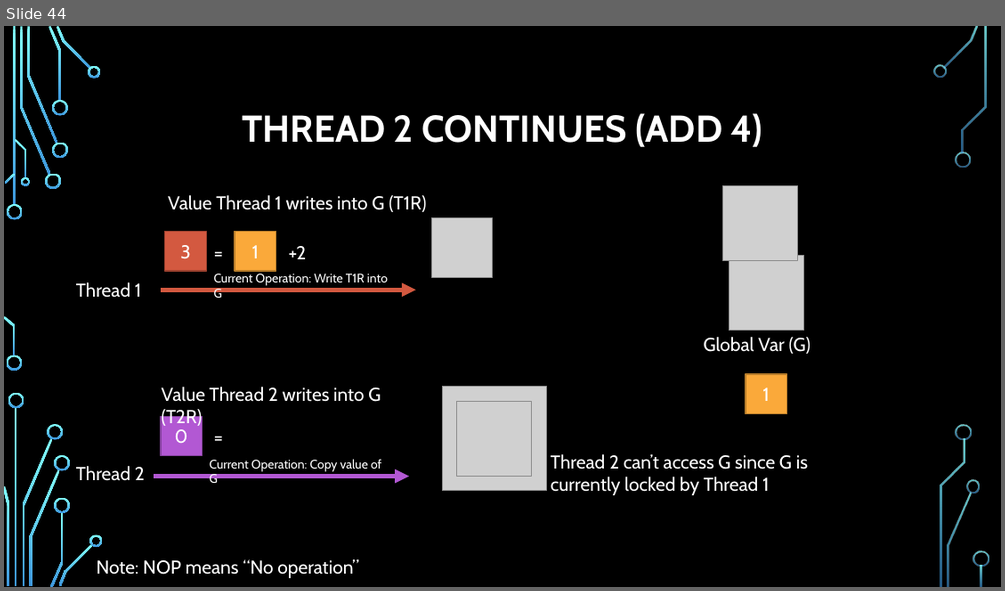
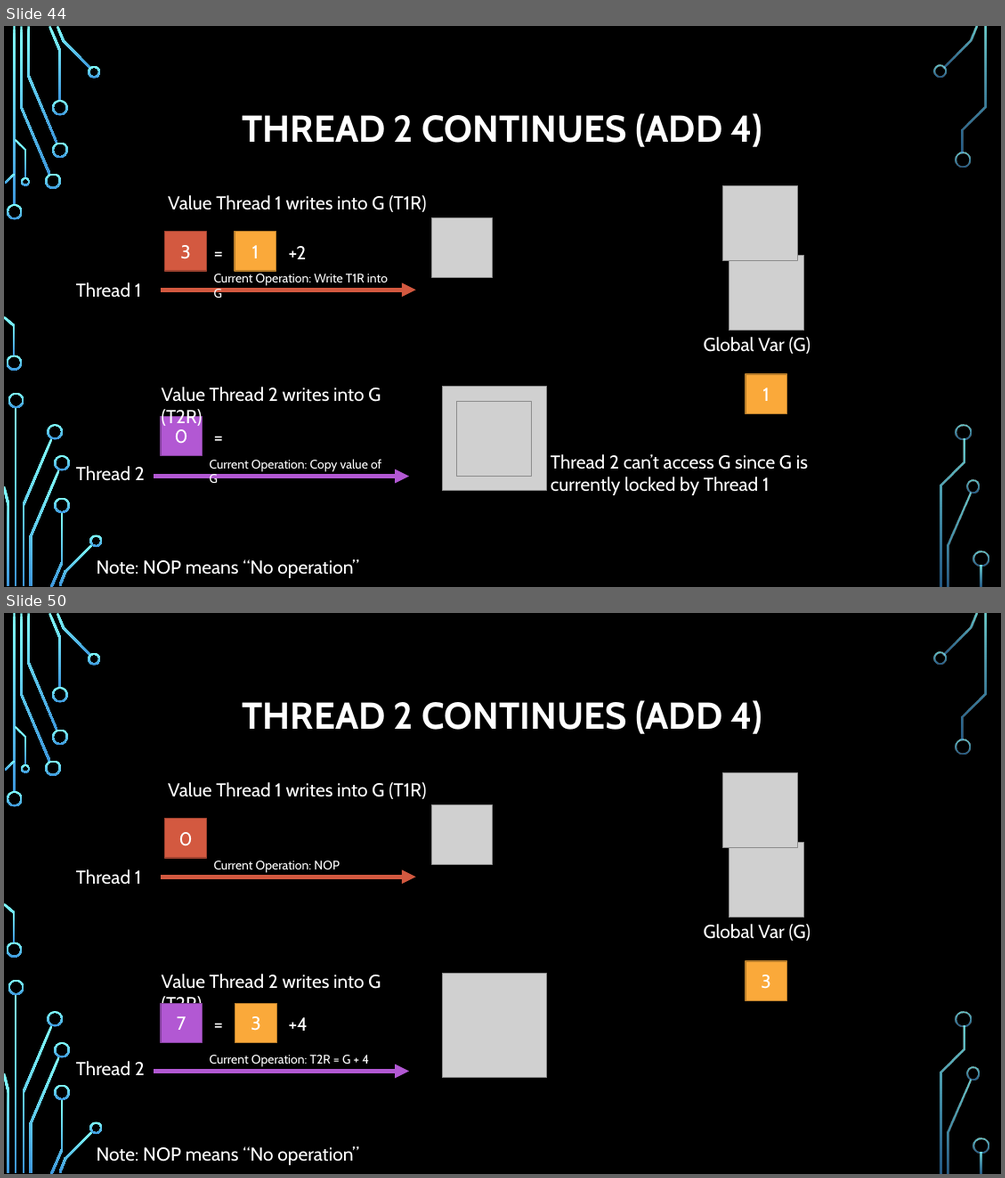
Before and after one commit to psypdt/Advanced_Summer_Course, a slide deck: Day3/Day_3.pptx. Shown one above the other, each under a label of ours: slide 44 before the commit, slides 44 and 50 after it; the slides between them are not shown. The pictures are 1005x591 and 1005x1178 pixels, drawn with LibreOffice and Linux fonts; fonts in the diff are those of the drawing; grey boxes stand for pictures; background and template pictures are left out. Boxes give left, top, right and bottom in pixels: in the first picture for what was removed or moved away, otherwise in the second. Text is boxed around its words. In the diff, an @@ line names an element or a change of style, - is before the commit and + after.

```diff
--- a/Day3/Day_3.pptx
+++ b/Day3/Day_3.pptx
@@ slide 50 added at <box>4,613,1001,1174</box>, background picture (left out); not listed: 36 template elements that a slide beside it also shows @@
@@ title added at <box>243,700,762,734</box>, 36 pt, text #FFFFFF, bold @@
+THREAD 2 CONTINUES (ADD 4)
@@ text added at <box>168,782,426,799</box>, 18 pt, text #FFFFFF @@
+Value Thread 1 writes into G (T1R)
@@ picture added at <box>722,773,797,848</box> @@
@@ rectangle added at <box>165,818,206,858</box>, fill #D35940, outline #9C422F 1.25 pt, 18 pt, text #FFFFFF @@
+0
@@ picture added at <box>432,804,492,864</box> @@
@@ picture added at <box>728,843,803,917</box> @@
@@ text added at <box>76,869,141,884</box>, 18 pt, text #FFFFFF @@
+Thread 1
@@ arrow added from (161, 877) to (416, 877), #D35940 4.5 pt @@
@@ text added at <box>214,860,340,873</box>, 12 pt, text #FFFFFF @@
+Current Operation: NOP
@@ text added at <box>704,924,810,941</box>, 18 pt, text #FFFFFF @@
+Global Var (G)
@@ text added at <box>162,973,380,1015</box>, 18 pt, text #FFFFFF @@
+Value Thread 2 writes into G (T2R)
@@ picture added at <box>442,973,546,1078</box> @@
@@ rectangle added at <box>745,962,787,1001</box>, fill #FAA93A, outline #B97D2B 1.25 pt, 18 pt, text #FFFFFF @@
+3
@@ rectangle added at <box>161,1004,202,1043</box>, fill #B258D3, outline #84419C 1.25 pt, 18 pt, text #FFFFFF @@
+7
@@ rectangle added at <box>235,1004,276,1043</box>, fill #FAA93A, outline #B97D2B 1.25 pt, 18 pt, text #FFFFFF @@
+3
@@ text added at <box>289,1017,307,1030</box>, 18 pt, text #FFFFFF @@
+= +4
@@ text added at <box>76,1061,145,1076</box>, 18 pt, text #FFFFFF @@
+Thread 2
@@ text added at <box>210,1054,369,1067</box>, 12 pt, text #FFFFFF @@
+Current Operation: T2R = G + 4
@@ arrow added from (154, 1070) to (409, 1070), #B258D3 4.5 pt @@
@@ text added at <box>97,1146,359,1165</box>, 18 pt, text #FFFFFF @@
+Note: NOP means “No operation”
```
Also in this commit, not shown: 6 slides changed, 8 other slides added.
